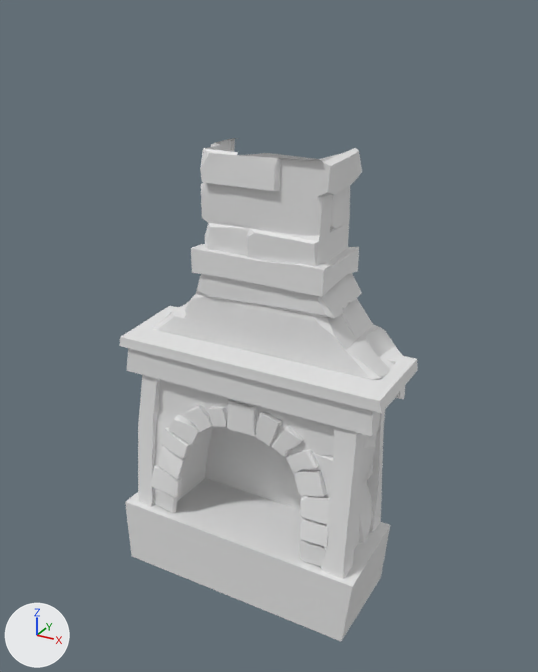
An edit to the FBX model Assets/Models/Chimney.fbx, drawn before and after from the same camera.
Both versions are drawn from a 50 mm camera at (2.25, 1.48, 3.95) aimed at (0.03, 5.53, 1.93). Lighting does not change. The marker at lower left points along +X, +Y and +Z. The older version comes first. Where no turn or scale is listed for an object, it has been applied to the vertices. Vertices at exactly the same position are counted once.

Names of what the first picture shows: 'SM_Fireplace_fireplace_Fireplace_0'.
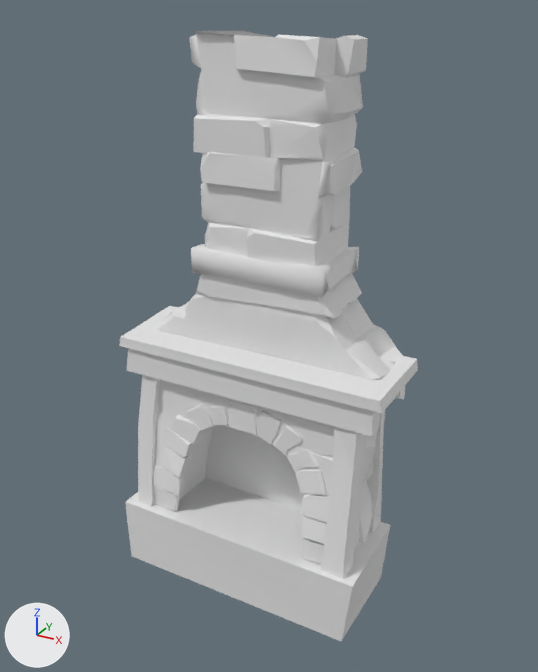
What differs and where, as boxes [x1, y1, x2, y2] in the pictures (538 x 672 px):
'SM_Fireplace_fireplace_Fireplace_0', reshaped (21% taller): before [120, 138, 418, 641]; after [120, 31, 418, 641]
part 1 of me_sm_fireplace_fireplace_fireplace_0_002, built on: before [240, 153, 342, 162]; after [189, 31, 368, 162]

The edits, one by one:
me_sm_fireplace_fireplace_fireplace_0_002 is used by ob_sm_fireplace_fireplace_fireplace_0; location (0.0, 5.477, 0.0).
me_sm_fireplace_fireplace_fireplace_0_002 had 697 vertices, 1059 faces and spanned x -1.04..0.98, y -0.41..0.45, z 0.0..3.17.
me_sm_fireplace_fireplace_fireplace_0_002 now has 781 vertices, 1198 faces and spans x -1.04..0.98, y -0.41..0.45, z 0.0..3.84.
me_sm_fireplace_fireplace_fireplace_0_002 part 1: 1 vertex moved from x 0.42, y -0.09, z 3.17 to x 0.42, y -0.05, z 3.17; 1 vertex removed from x 0.09, y -0.09, z 3.17; 85 vertices added at x -0.47..0.5, y -0.09..0.43, z 3.13..3.84.
Other edits to the shape of me_sm_fireplace_fireplace_fireplace_0_002 do not show in these pictures.
